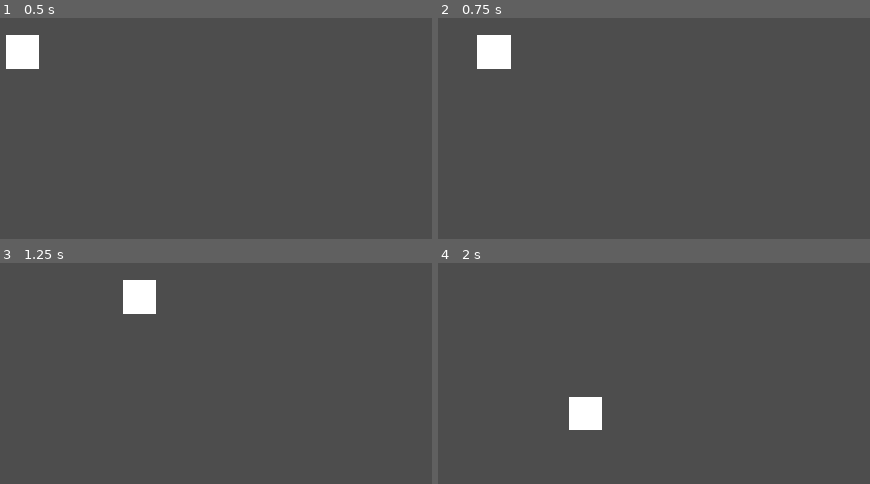
Above: before the commit, frames 1-4 (two rows, left to right).
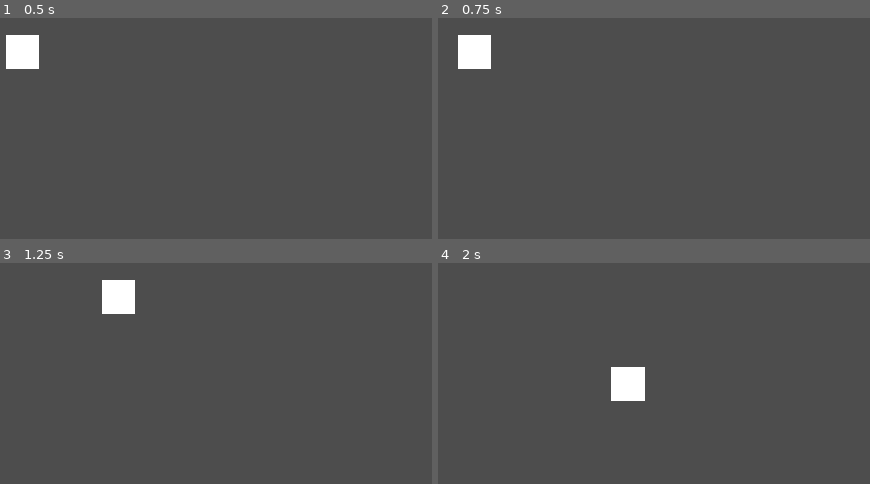
Above: after the commit, the same moments.

Repository: jonahh2160/275-group-five
Game: Godot game, scene res://player.tscn
The game is run twice, just before and just after one commit, with the same random seed, the same clock (stepped at 60 frames per second) and the same inputs.
Inputs:
- Up to frame 1 (0.5 s): no input
- Up to frame 2 (0.75 s): tap Enter at 0.5 s; hold D (move_right) from 0.53 s (still down)
- Up to frame 3 (1.25 s): keep holding D (move_right)
- Up to frame 4 (2 s): release D (move_right) at 1.28 s; hold S (move_down) from 1.28 s (still down)

Frame 1 is identical in both runs. In frame 2, 1.4% of the frame differs, in the area x 4-17%, y 7-24%; in frame 3, 1.5%; in frame 4, 2.4%, in the area x 30-48%, y 47-76%.

Commit message:
Improved player movement greatly

Diff:
--- a/player.gd
+++ b/player.gd
@@ -1,46 +1,49 @@
 extends Area2D
 signal hit
 
-# Called when the node enters the scene tree for the first time.
-@export var speed = 400
-@export var health = 3
+@export var max_vel = 400
+@export var accel = 1500
+@export var decel = 600
+
+var velocity = Vector2()
+var dir = Vector2.ZERO
+var state = 0
 var i_frames = 0
 var screen_size
+
 
 # Called when the node enters the scene tree for the first time.
 func _ready():
 	screen_size = get_viewport_rect().size
 
+
 # Called every frame. 'delta' is the elapsed time since the previous frame.
 func _process(delta):
-	var velocity = Vector2.ZERO
-	if Input.is_action_pressed("move_right"):
-		velocity.x += 1
-	if Input.is_action_pressed("move_left"):
-		velocity.x -= 1
-	if Input.is_action_pressed("move_up"):
-		velocity.y -= 1
-	if Input.is_action_pressed("move_down"):
-		velocity.y += 1
-
-	if velocity.length() > 0:
-		velocity = velocity.normalized() * speed
+	match state:
+		0:
+			movement(delta)
+		1:
+			dodge(delta)
 
 	position += velocity * delta
 	position = position.clamp(Vector2.ZERO, screen_size)
 
-func _on_body_entered(body):
-	if i_frames == 0:
-		health -= 1
-		i_frames += 150
-		$DamageSound.play()
-	if health == 0:
-		hide() # Player disappears after being hit.
-		hit.emit()
-		# Must be deferred as we can't change physics properties on a physics callback.
-		$CollisionShape2D.set_deferred("disabled", true) # Don't want player to get hit twice
+func get_dir():
+	dir.x = int(Input.is_action_pressed("move_right")) - int(Input.is_action_pressed("move_left"))
+	dir.y = int(Input.is_action_pressed("move_down")) - int(Input.is_action_pressed("move_up"))
+	return dir.normalized()
 
-func start(pos):
-	position = pos
-	show()
-	$CollisionShape2D.disabled = false
+func movement(delta):
+	dir = get_dir()
+
+	if dir == Vector2.ZERO:
+		if velocity.length() > (decel * delta):
+			velocity -= velocity.normalized() * (decel * delta)
+		else:
+			velocity = Vector2.ZERO
+	else:
+		velocity += (dir * accel * delta)
+		velocity = velocity.limit_length(max_vel)
+
+func dodge(delta):
+	pass
Not shown, added: plaD7DC.tmp
